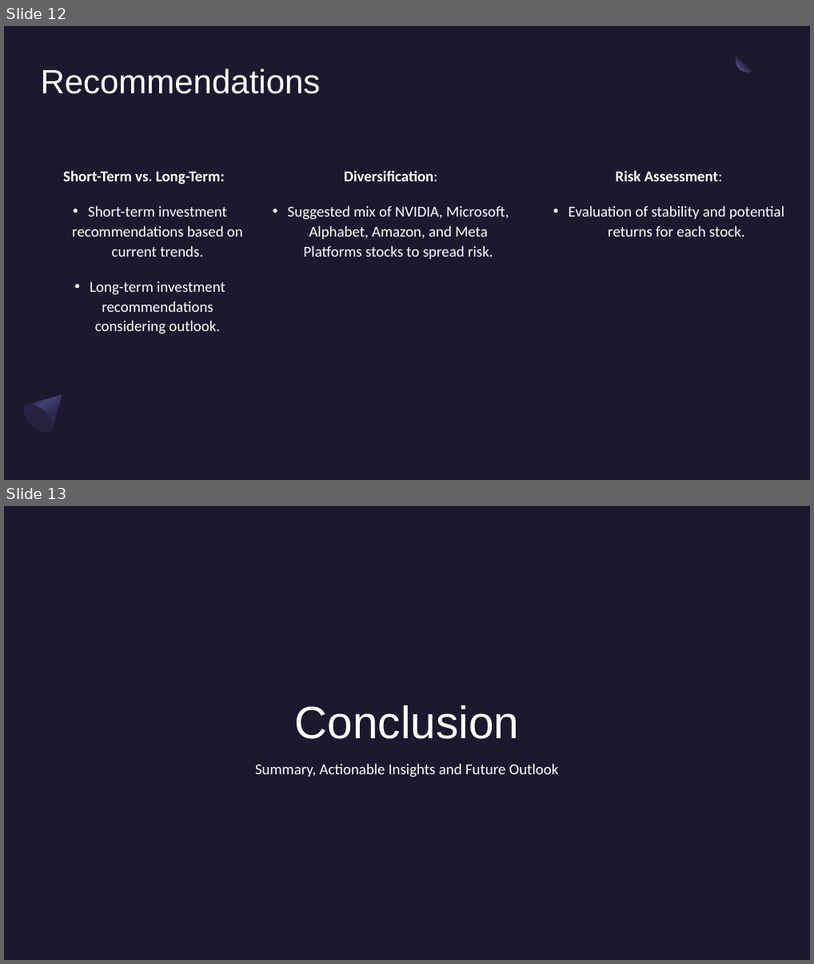
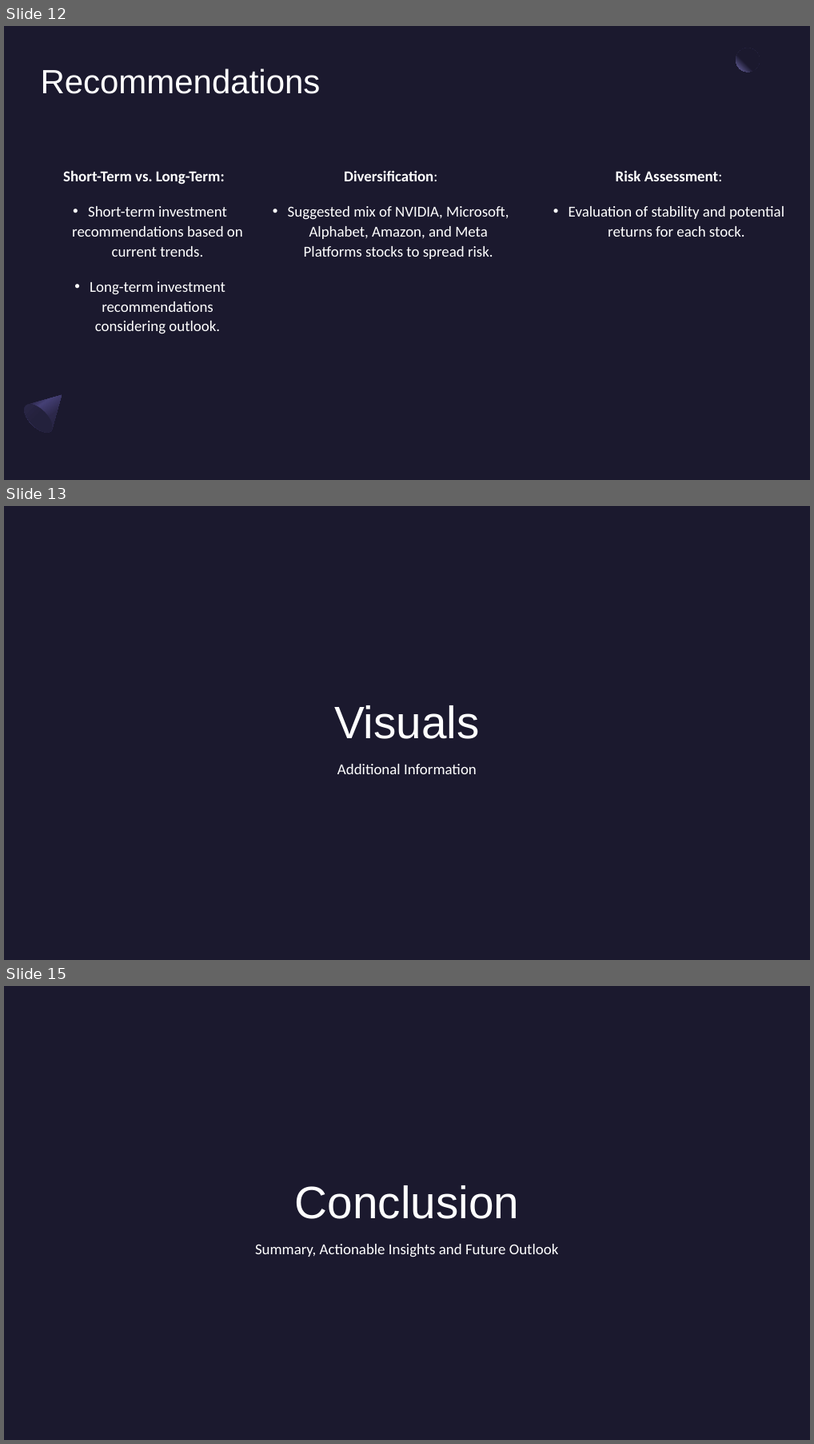
Before and after one commit to mafiat/Project1, a slide deck: Project1_Presentation.pptx. Shown one above the other, each under a label of ours: slides 12 and 13 before the commit, slides 12, 13 and 15 after it; the slides between them are not shown. The pictures are 814x964 and 814x1444 pixels, drawn with LibreOffice and Linux fonts; fonts in the diff are those of the drawing; background and template pictures are left out. Boxes give left, top, right and bottom in pixels: in the first picture for what was removed or moved away, otherwise in the second. Text is boxed around its words. In the diff, an @@ line names an element or a change of style, - is before the commit and + after.

```diff
--- a/Project1_Presentation.pptx
+++ b/Project1_Presentation.pptx
@@ slide 13 added at box(4, 506, 810, 960), background picture (left out) @@
@@ title added at box(334, 705, 480, 739), 54 pt, text #FFFFFF @@
+Visuals
@@ subtitle added at box(338, 764, 477, 774), 18 pt, text #FFFFFF @@
+Additional Information
@@ what was slide 13 is now slide 15 @@
```
Also in this commit, not shown: 3 slides changed, 1 other slide added, 3 other files.
